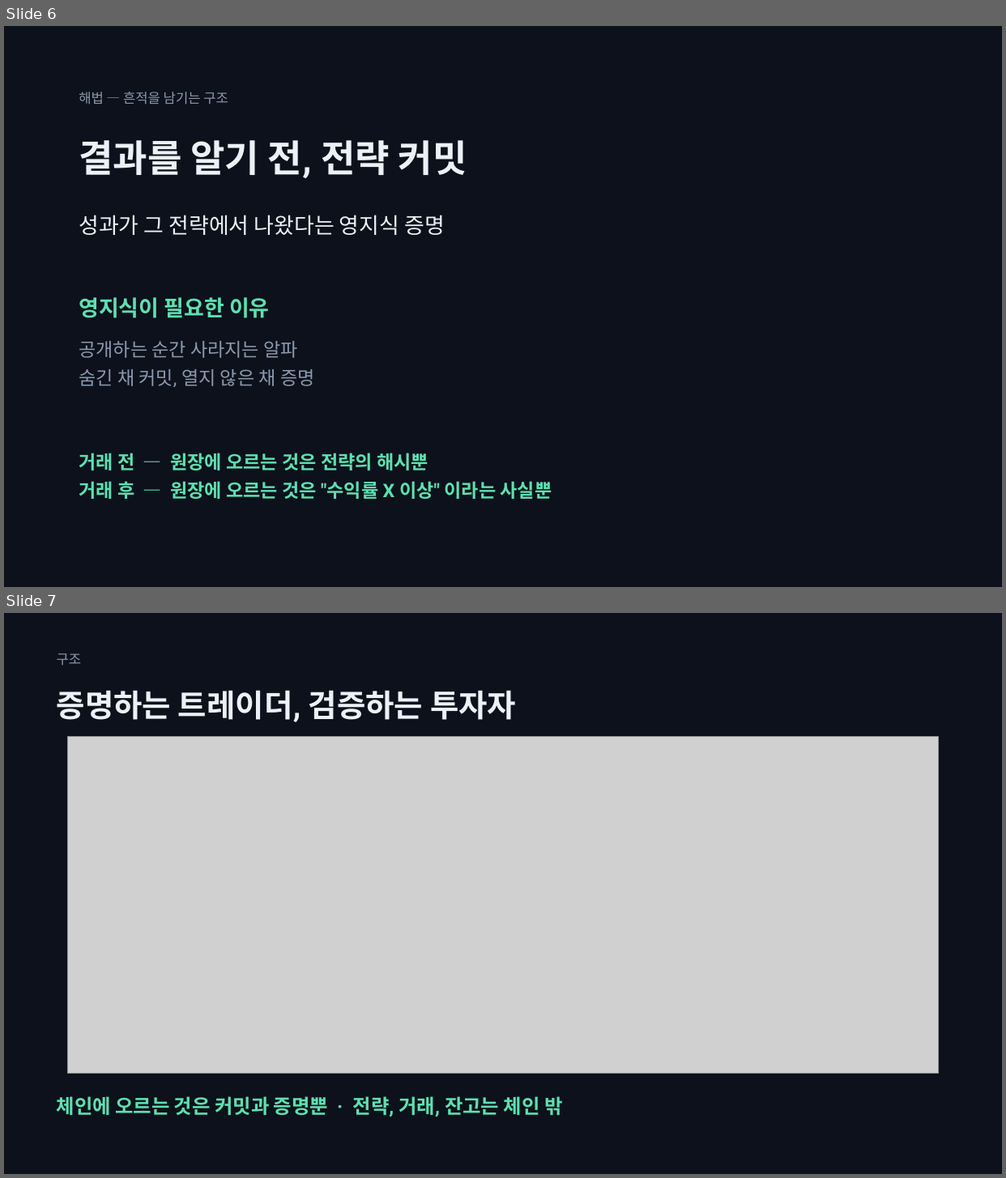
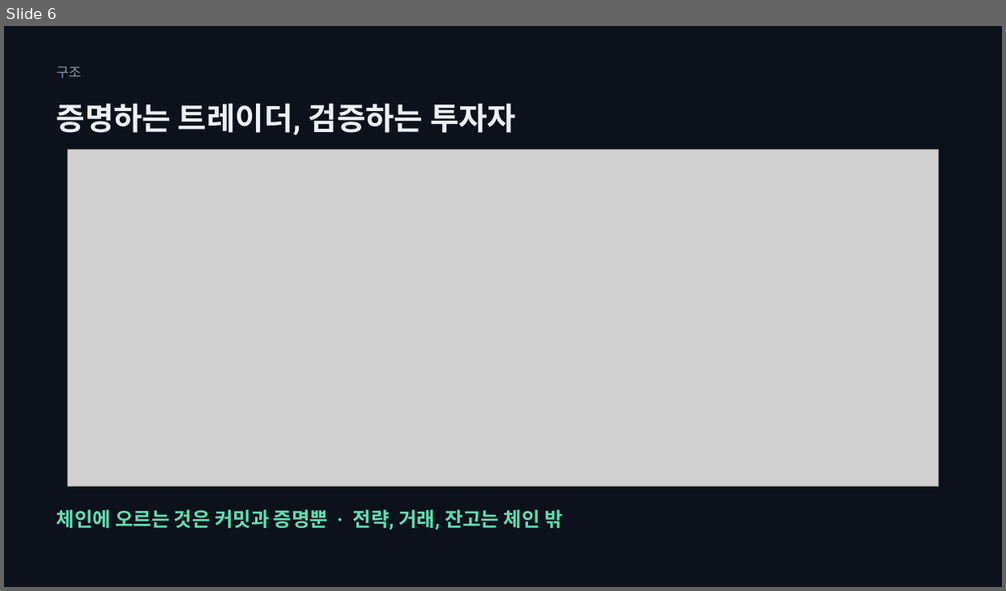
Before and after one commit to SeoDongOk/proof-of-track-record, a slide deck: deck/proof-of-track-record-talk.pptx. Shown one above the other, each under a label of ours: slides 6 and 7 before the commit, slide 6 after it. The pictures are 1006x1178 and 1006x591 pixels, drawn with LibreOffice and Linux fonts; fonts in the diff are those of the drawing; grey boxes stand for pictures. Boxes give left, top, right and bottom in pixels: in the first picture for what was removed or moved away, otherwise in the second. Text is boxed around its words. In the diff, an @@ line names an element or a change of style, - is before the commit and + after.

```diff
--- a/deck/proof-of-track-record-talk.pptx
+++ b/deck/proof-of-track-record-talk.pptx
@@ slide 6 removed at (4, 26, 1002, 587), background #FFFFFF @@
@@ rectangle removed at (4, 26, 1002, 587) @@
@@ text removed at (79, 92, 228, 105) @@
-해법 — 흔적을 남기는 구조
@@ text removed at (79, 140, 467, 178) @@
-결과를 알기 전, 전략 커밋
@@ text removed at (79, 215, 445, 235) @@
-성과가 그 전략에서 나왔다는 영지식 증명
@@ text removed at (79, 297, 270, 318) @@
-영지식이 필요한 이유
@@ text removed at (79, 341, 315, 387) @@
-공개하는 순간 사라지는 알파
-숨긴 채 커밋, 열지 않은 채 증명
@@ text removed at (79, 453, 552, 499) @@
-거래 전 — 원장에 오르는 것은 전략의 해시뿐
-거래 후 — 원장에 오르는 것은 "수익률 X 이상" 이라는 사실뿐
@@ what was slide 7 is now slide 6 @@
```
Also in this commit, not shown: 3 slides changed, 2 slides added, 2 other slides removed, 2 other files.
